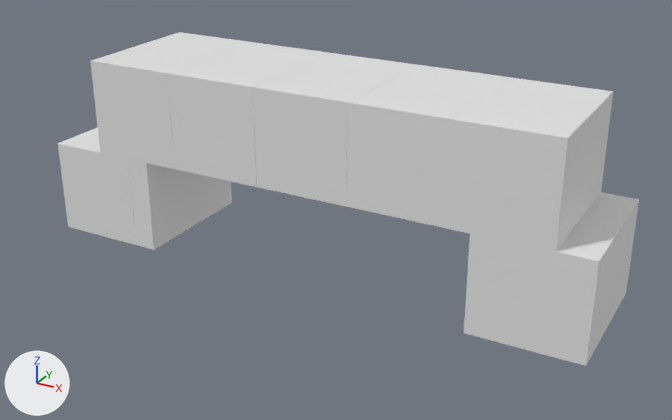
The Blender file Colossus Legacy/Assets/_Nishimoto/Map Assets/MyCreated Model/Mountain.blend: old version first, new version second.
The view is the same before and after, from a camera (50 mm lens) standing at (60.8, -162.3, 82.7) and looking at (-26.2, -4.2, 3.6). Every picture has the same lights, and +X, +Y and +Z are marked at lower left.

In view in the first picture: '立方体', '立方体.003', '立方体.004', '立方体.005', '立方体.006', '立方体.007', '立方体.008', '立方体.009', '立方体.010'.
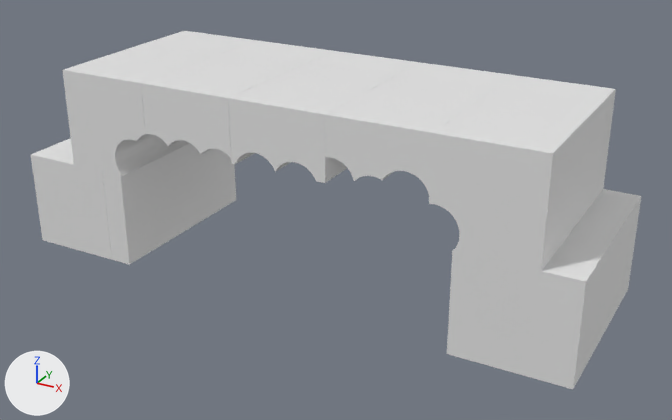
The change, as a diff of the scene's bpy script:
```diff
--- a/Colossus Legacy/Assets/_Nishimoto/Map Assets/MyCreated Model/Mountain.blend.py
+++ b/Colossus Legacy/Assets/_Nishimoto/Map Assets/MyCreated Model/Mountain.blend.py
@@ me_立方体 @@
 me_立方体.from_pydata(...)  # 8 vertices, 6 faces; spans x -15.5..15.5, y -10.4..-7.6, z -10.5..10.5
 # used by ob_立方体; location = (0.3, 0.0, 0.0); rotation_euler = (0.0, 0.0, 1.571), in degrees (0, 0, 90)
+# me_立方体 part 1: the whole mesh is scaled about its middle by (1.33, 1, 1), then moved by (-3.2, 0.0, 0.0)
@@ me_立方体_003 @@
 me_立方体_003.from_pydata(...)  # 8 vertices, 6 faces; spans x -15.5..15.5, y -2.2..2.9, z -10.5..10.5
 # used by ob_立方体_003; location = (-69.3, 0.0, 0.0); rotation_euler = (0.0, 0.0, 1.571), in degrees (0, 0, 90)
+# me_立方体_003 part 2: the whole mesh is scaled about its middle by (1.33, 1, 1), then moved by (-3.2, 0.0, 0.0)
@@ me_立方体_004 @@
 me_立方体_004.from_pydata(...)  # 8 vertices, 6 faces; spans x -15.5..15.5, y -10.4..10.4, z -10.5..10.5
 # used by ob_立方体_004; location = (21.1, 0.0, 0.0); rotation_euler = (0.0, 0.0, 1.571), in degrees (0, 0, 90)
+# me_立方体_004 part 3: the whole mesh is scaled about its middle by (1.33, 1, 1), then moved by (-3.2, 0.0, 0.0)
@@ me_立方体_005 @@
 me_立方体_005.from_pydata(...)  # 8 vertices, 6 faces; spans x -15.5..15.5, y -10.4..10.4, z -10.5..10.5
 # used by ob_立方体_005; location = (-82.6, 0.0, 0.0); rotation_euler = (0.0, 0.0, 1.571), in degrees (0, 0, 90)
+# me_立方体_005 part 4: the whole mesh is scaled about its middle by (1.33, 1, 1), then moved by (-3.2, 0.0, 0.0)
@@ me_立方体_006 @@
 # used by ob_立方体_006; location = (13.5, 0.0, 21.0); rotation_euler = (0.0, 0.0, 1.571), in degrees (0, 0, 90)
-me_立方体_006.from_pydata(...)  # 8 vertices, 6 faces; spans x -15.5..15.5, y -10.4..10.4, z -10.5..10.5
+me_立方体_006.from_pydata(...)  # 63 vertices, 33 faces; spans x -23.9..17.4, y -10.4..10.4, z -10.5..10.5
+# me_立方体_006 part 5: 8 vertices removed from x -15.5..15.5, y -10.4..10.4, z -10.5..10.5; 63 vertices added at x -23.9..17.4, y -10.4..10.4, z -10.5..10.5
@@ me_立方体_007 @@
 # used by ob_立方体_007; location = (-69.8, 0.0, 21.0); rotation_euler = (0.0, 0.0, 1.571), in degrees (0, 0, 90)
-me_立方体_007.from_pydata(...)  # 8 vertices, 6 faces; spans x -15.5..15.5, y -10.4..10.4, z -10.5..10.5
+me_立方体_007.from_pydata(...)  # 80 vertices, 40 faces; spans x -23.9..17.4, y -10.4..10.4, z -10.5..10.5
+# me_立方体_007 part 6: 8 vertices removed from x -15.5..15.5, y -10.4..10.4, z -10.5..10.5; 80 vertices added at x -23.9..17.4, y -10.4..10.4, z -10.5..10.5
@@ me_立方体_008 @@
 # used by ob_立方体_008; location = (-48.9, 0.0, 21.0); rotation_euler = (0.0, 0.0, 1.571), in degrees (0, 0, 90)
-me_立方体_008.from_pydata(...)  # 8 vertices, 6 faces; spans x -15.5..15.5, y -10.4..10.4, z -10.5..10.5
+me_立方体_008.from_pydata(...)  # 156 vertices, 76 faces; spans x -23.9..17.4, y -10.4..10.4, z -2.1..10.5
+# me_立方体_008 part 7: 8 vertices removed from x -15.5..15.5, y -10.4..10.4, z -10.5..10.5; 156 vertices added at x -23.9..17.4, y -10.4..10.4, z -2.1..10.5
@@ me_立方体_009 @@
 # used by ob_立方体_009; location = (-28.0, 0.0, 21.0); rotation_euler = (0.0, 0.0, 1.571), in degrees (0, 0, 90)
-me_立方体_009.from_pydata(...)  # 8 vertices, 6 faces; spans x -15.5..15.5, y -10.4..10.4, z -10.5..10.5
+me_立方体_009.from_pydata(...)  # 124 vertices, 64 faces; spans x -23.9..17.4, y -10.4..10.4, z -2.6..10.5
+# me_立方体_009 part 8: 8 vertices removed from x -15.5..15.5, y -10.4..10.4, z -10.5..10.5; 124 vertices added at x -23.9..17.4, y -10.4..10.4, z -2.6..10.5
@@ me_立方体_010 @@
 # used by ob_立方体_010; location = (-7.2, 0.0, 21.0); rotation_euler = (0.0, 0.0, 1.571), in degrees (0, 0, 90)
-me_立方体_010.from_pydata(...)  # 8 vertices, 6 faces; spans x -15.5..15.5, y -10.4..10.4, z -10.5..10.5
+me_立方体_010.from_pydata(...)  # 172 vertices, 79 faces; spans x -23.9..17.4, y -10.4..10.4, z -2.4..10.5
+# me_立方体_010 part 9: 8 vertices removed from x -15.5..15.5, y -10.4..10.4, z -10.5..10.5; 172 vertices added at x -23.9..17.4, y -10.4..10.4, z -2.4..10.5
```

What differs and where, as boxes (x1, y1, x2, y2) in the pictures (672 x 420 px):
'立方体.006', reshaped (11% wider, 12% taller): before (445, 77, 613, 252); after (429, 75, 616, 271)
'立方体.004', mesh rescaled (11% wider, 15% taller): before (477, 192, 639, 366); after (461, 189, 641, 389)
'立方体.010', reshaped (15% wider, 19% shorter): before (347, 64, 510, 228); after (325, 62, 513, 194)
'立方体.009', reshaped (18% wider, 14% shorter): before (253, 53, 416, 207); after (228, 51, 420, 183)
'立方体.007', reshaped (21% wider): before (90, 32, 250, 169); after (62, 31, 256, 176)
'立方体.008', reshaped (19% wider, 18% shorter): before (168, 42, 329, 187); after (141, 40, 333, 158)
'立方体.003', mesh rescaled: before (128, 159, 232, 250); after (102, 144, 236, 265)
'立方体.005', mesh rescaled: before (58, 127, 136, 245); after (31, 138, 112, 260)
'立方体', mesh rescaled: before (464, 234, 484, 337); after (447, 252, 467, 358)
